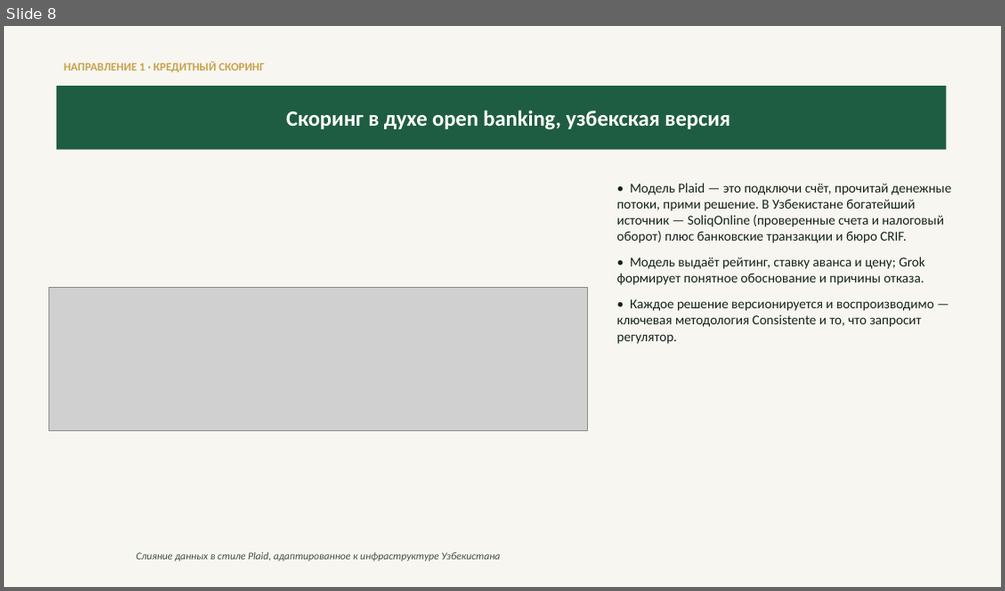
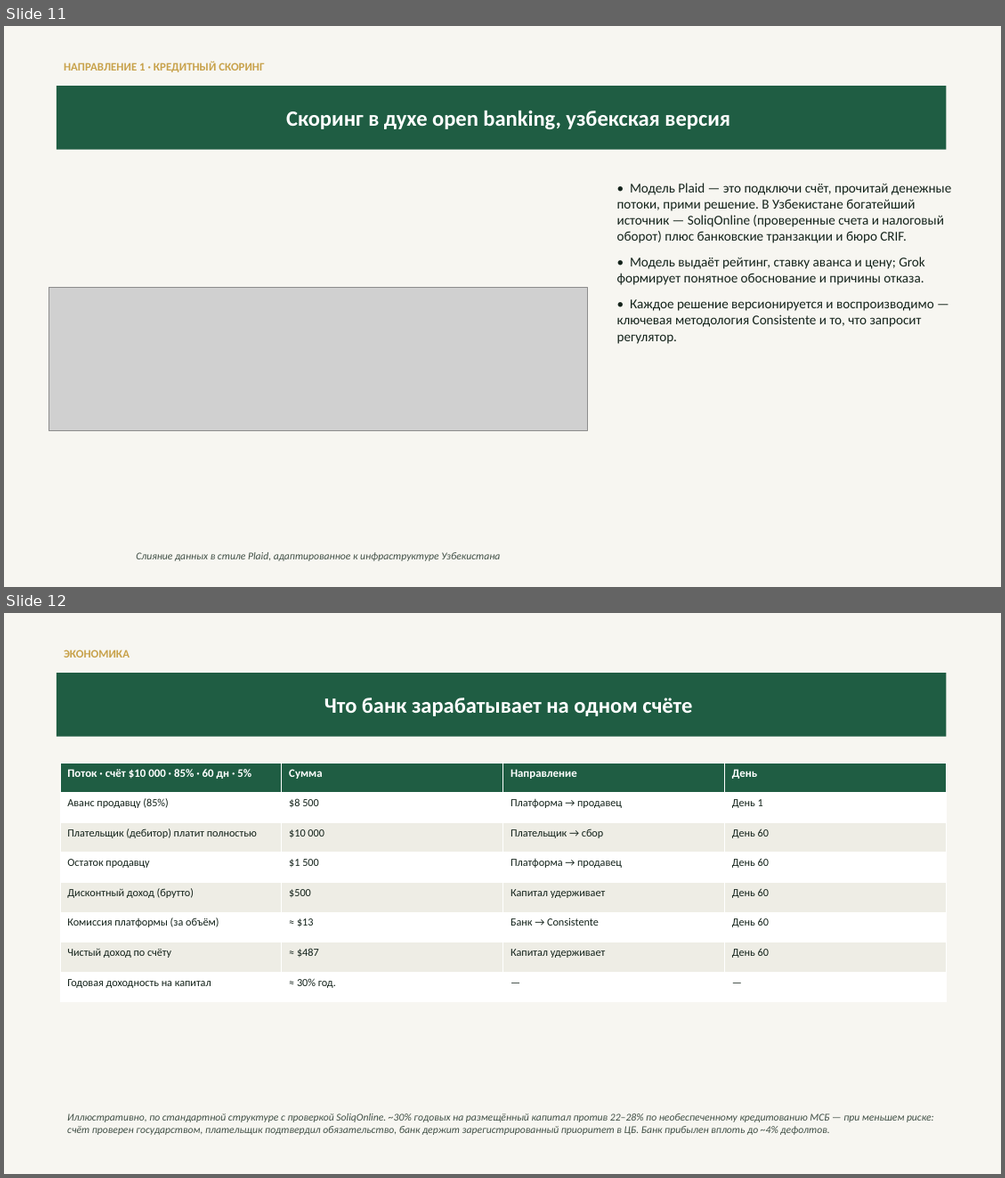
Before and after one commit to predictivelabsai/factorio, a slide deck: docs/universalbank_consistente_proposal_ru.pptx. Shown one above the other, each under a label of ours: slide 8 before the commit, slides 11 and 12 after it. The pictures are 1005x591 and 1005x1178 pixels, drawn with LibreOffice and Linux fonts; fonts in the diff are those of the drawing; grey boxes stand for pictures. Boxes give left, top, right and bottom in pixels: in the first picture for what was removed or moved away, otherwise in the second. Text is boxed around its words. In the diff, an @@ line names an element or a change of style, - is before the commit and + after.

```diff
--- a/docs/universalbank_consistente_proposal_ru.pptx
+++ b/docs/universalbank_consistente_proposal_ru.pptx
@@ slide 12 added at [4,613,1001,1174], background #FFFFFF @@
@@ rectangle added at [4,613,1001,1174], fill #F7F6F1 @@
@@ text added at [64,649,129,657], 11 pt, text #C8A24B, bold @@
+ЭКОНОМИКА
@@ rectangle added at [57,673,947,737], fill #1F5D43, 21 pt, text #FFFFFF, bold @@
+Что банк зарабатывает на одном счёте
@@ table added at [60,763,946,1002], 8 rows, 4 columns @@
+Поток · счёт $10 000 · 85% · 60 дн · 5% | Сумма | Направление | День
+Аванс продавцу (85%) | $8 500 | Платформа → продавец | День 1
+Плательщик (дебитор) платит полностью | $10 000 | Плательщик → сбор | День 60
+Остаток продавцу | $1 500 | Платформа → продавец | День 60
+Дисконтный доход (брутто) | $500 | Капитал удерживает | День 60
+Комиссия платформы (за объём) | ≈ $13 | Банк → Consistente | День 60
+Чистый доход по счёту | ≈ $487 | Капитал удерживает | День 60
+Годовая доходность на капитал | ≈ 30% год. | — | —
@@ text added at [67,1113,934,1135], 10 pt, text #415046, italic @@
+Иллюстративно, по стандартной структуре с проверкой SoliqOnline. ~30% годовых на размещённый капитал против 22–28% по необеспеченному кредитованию МСБ — при меньшем риске: счёт проверен государством, плательщик подтвердил обязательство, банк держит зарегистрированный приоритет в ЦБ. Банк прибылен вплоть до ~4% дефолтов.
@@ what was slide 8 is now slide 11 @@
```
Also in this commit, not shown: 3 slides changed, 6 other slides added, 1 slide removed, 33 other files.
